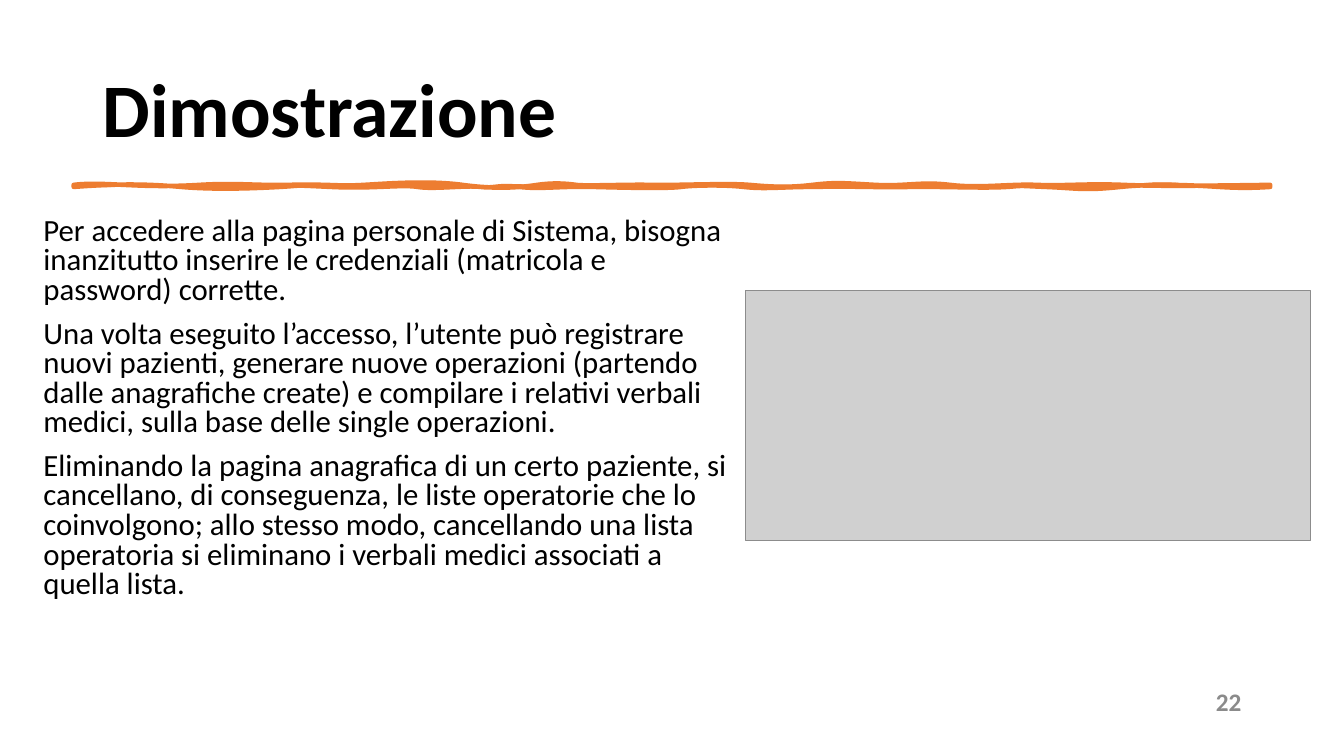
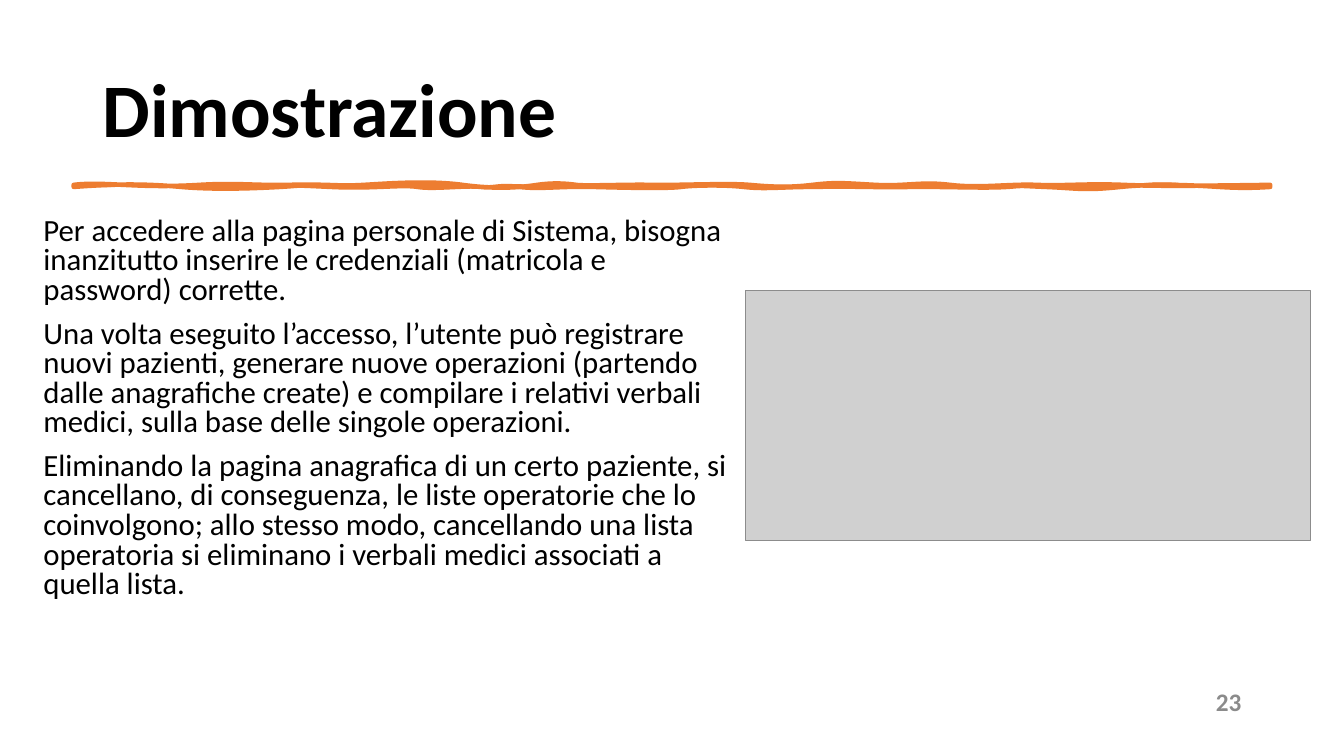
Before and after one commit to mangilimatteo/Progetto_Ingegneria_Software_Cattaneo_Mangili_Saini, a slide deck: slide 23 of Presentazione/Presentazione_Progetto.pptx (slide 22 before the commit). Drawn at 1344x756 pixels with LibreOffice and Linux fonts; fonts in the diff are those of the drawing; grey boxes stand for pictures. Boxes give left, top, right and bottom in pixels: in the first picture for what was removed or moved away, otherwise in the second. Text is boxed around its words. In the diff, an @@ line names an element or a change of style, - is before the commit and + after.

```diff
--- a/Presentazione/Presentazione_Progetto.pptx
+++ b/Presentazione/Presentazione_Progetto.pptx
@@ text at (43,322,702,438): text changed @@
-Una volta eseguito l’accesso, l’utente può registrare nuovi pazienti, generare nuove operazioni (partendo dalle anagrafiche create) e compilare i relativi verbali medici, sulla base delle single operazioni.
+Una volta eseguito l’accesso, l’utente può registrare nuovi pazienti, generare nuove operazioni (partendo dalle anagrafiche create) e compilare i relativi verbali medici, sulla base delle singole operazioni.
@@ text at (1216,694,1242,711): text changed @@
-22
+23
```
Also in this commit, not shown: 6 other slides changed, 1 slide added.
